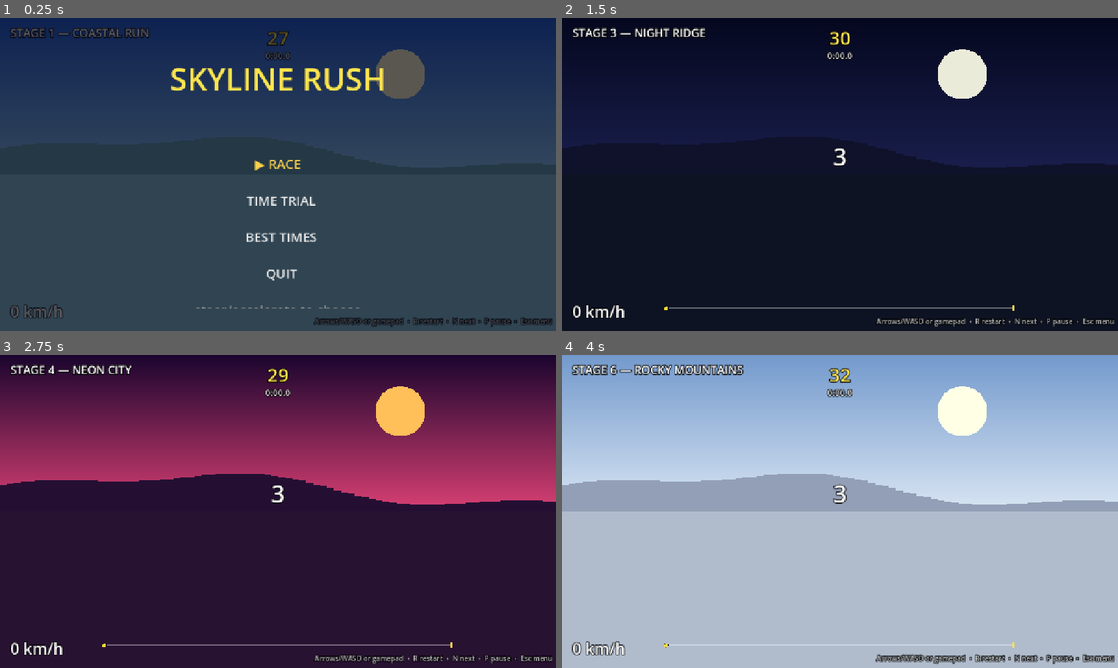
Above: before the commit, frames 1-4 (two rows, left to right).
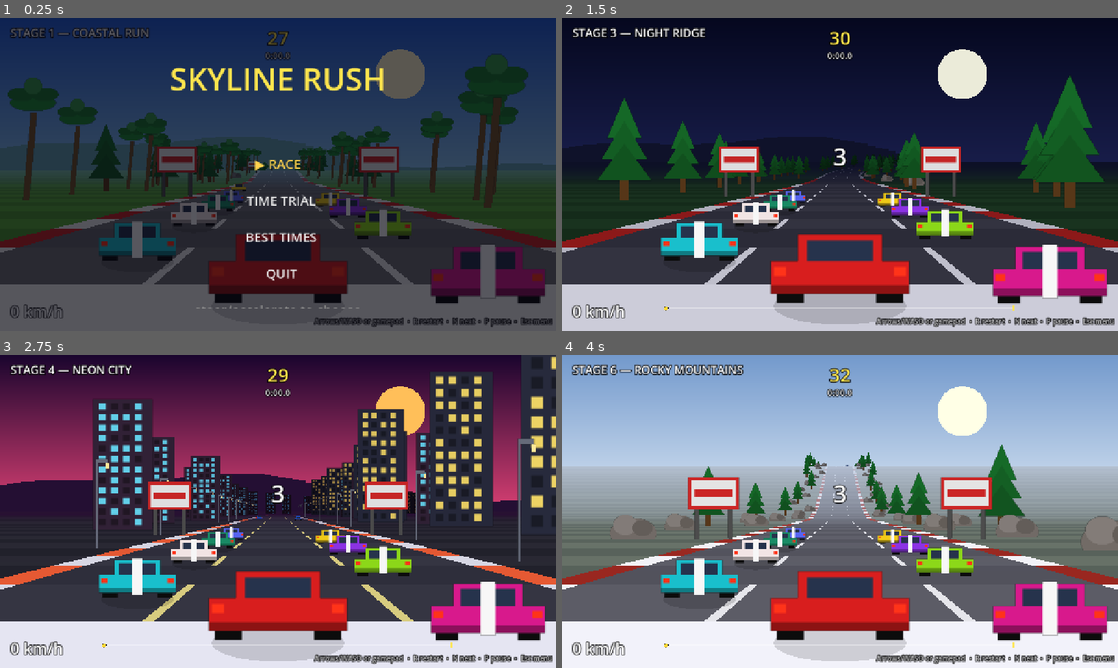
Above: after the commit, the same moments.

Repository: csmallfield/Racer2D
Game: Godot game, scene res://scenes/main.tscn
Same seed, same stepped clock (60 frames per second), same inputs: the game is played once before the commit and once after it.
Inputs:
- Up to frame 1 (0.25 s): no input
- Up to frame 2 (1.5 s): tap Enter (ui_accept) at 0.5, 0.77, 1.25 s; hold D (steer_right) 0.53-1.28 s; tap N (next_level) at 0.6, 1.35 s; hold S (brake) from 1.28 s (still down)
- Up to frame 3 (2.75 s): tap Enter (ui_accept) at 1.52 s; tap R (restart) at 2 s; release S (brake) at 2.03 s; hold D (steer_right) from 2.03 s (still down); tap N (next_level) at 2.1 s
- Up to frame 4 (4 s): tap Enter (ui_accept) at 2.75, 3.02, 3.77 s; release D (steer_right) at 2.78 s; hold W (accelerate) 2.78-3.53 s; tap N (next_level) at 2.85, 3.6 s; tap R (restart) at 3.5 s; hold A (steer_left) from 3.53 s (still down)

The runs differ from the first frame. In frame 1, 57% of the frame differs, in the area x 0-100%, y 11-100%; in frame 2, 50%; in frame 3, 57%; in frame 4, 59%, in the area x 0-100%, y 28-100%.
Error before the commit: Invalid access to property or key 'air' on a base object of type 'RefCounted (PlayerCar)'. (res://scripts/road_renderer.gd:106)

Commit message:
cars get air over high hill crests

Diff:
--- a/outrun_pseudo3d/project.godot
+++ b/outrun_pseudo3d/project.godot
@@ -1,6 +1,10 @@
 ; Engine configuration file.
 ; It's best edited using the editor UI and not directly,
 ; since the parameters that go here are not all obvious.
+;
+; Format:
+;   [section] ; section goes between []
+;   param=value ; assign values to parameters
 
 config_version=5
 
@@ -20,7 +24,6 @@
 window/size/viewport_width=1280
 window/size/viewport_height=720
 window/stretch/mode="canvas_items"
-window/stretch/aspect="keep"
 
 [input]
 
--- a/outrun_pseudo3d/scripts/main.gd
+++ b/outrun_pseudo3d/scripts/main.gd
@@ -38,6 +38,7 @@
 var player_finish_time := 0.0   # race clock when the player crossed the line
 var _board_title := ""          # frozen at the player's finish
 var _last_beep_second := -1     # last whole second a time_warning beep fired
+var _prev_air := 0.0            # player air last frame (landing detection)
 
 
 func _ready() -> void:
@@ -181,6 +182,28 @@
 	hud.update_progress(player.position_z / track_len, dots)
 
 
+## Ballistic vertical step for an NPC car dict. Grounded motion sets
+## vertical velocity from terrain slope x speed, so hill crests launch cars
+## naturally — the faster, the bigger the air. (Player has the same model
+## inside PlayerCar.update.)
+func _step_air(car: Dictionary, g_prev: float, dt: float) -> void:
+	var g_new := ground_y(float(car.z))
+	car.vy = float(car.vy) - PlayerCar.GRAVITY * dt
+	car.y = float(car.y) + float(car.vy) * dt
+	if float(car.y) <= g_new:
+		car.y = g_new
+		car.vy = minf(maxf(float(car.vy), (g_new - g_prev) / maxf(dt, 0.0001)),
+				PlayerCar.MAX_LAUNCH_VY)
+	car.air = float(car.y) - g_new
+
+
+## Interpolated road altitude (world units) at any track position.
+func ground_y(z: float) -> float:
+	var seg := find_segment(z)
+	var t := fposmod(z, TrackBuilder.SEGMENT_LENGTH) / TrackBuilder.SEGMENT_LENGTH
+	return lerpf(seg.p1.world.y, seg.p2.world.y, t)
+
+
 func _spawn_traffic() -> void:
 	cars.clear()
 	for seg in track.segments:
@@ -194,6 +217,7 @@
 			"offset": lane_offsets.pick_random(),
 			"speed": PlayerCar.MAX_SPEED * randf_range(0.12, 0.5),
 			"sprite": sprite_names.pick_random(),
+			"y": ground_y(z), "vy": 0.0, "air": 0.0,   # vertical state
 		}
 		cars.append(car)
 		find_segment(z).cars.append(car)
@@ -388,6 +412,11 @@
 	# Slipstream whoosh as the tow reaches full strength.
 	if player.slip > 0.9:
 		Audio.play("slipstream", -4.0, 1.0, 1.5)
+
+	# Landing thud after real air.
+	if _prev_air > 200.0 and player.air <= 0.5:
+		Audio.play("land", -6.0)
+	_prev_air = player.air
 	_check_collisions()
 	_scroll_background(dt)
 	Audio.update_engine(player.speed / PlayerCar.MAX_SPEED,
@@ -469,7 +498,9 @@
 		car.offset = clampf(
 				float(car.offset) + _car_steer(car, old_seg, player_seg, player_w) * dt * 60.0,
 				-1.2, 1.2)
+		var g_prev := ground_y(float(car.z))
 		car.z = fposmod(car.z + car.speed * dt, track_len)
+		_step_air(car, g_prev, dt)
 		var new_seg := find_segment(car.z)
 		if old_seg.index != new_seg.index:
 			old_seg.cars.erase(car)
@@ -532,6 +563,9 @@
 	return 0.0
 
 func _check_collisions() -> void:
+	# Airborne cars sail clean over traffic and scenery.
+	if player.air > 250.0:
+		return
 	var seg := find_segment(player.position_z + renderer.player_z())
 	var player_w: float = SpriteCatalog.get_def("player").world_w / RoadRenderer.ROAD_WIDTH
 
--- a/outrun_pseudo3d/scripts/player_car.gd
+++ b/outrun_pseudo3d/scripts/player_car.gd
@@ -11,6 +11,10 @@
 const OFF_ROAD_DECEL := -MAX_SPEED / 2.0
 const OFF_ROAD_LIMIT := MAX_SPEED / 4.0
 const CENTRIFUGAL := 0.3                   # how hard curves push you outward
+const GRAVITY := 22000.0                   # vertical fall, world units/s^2
+const AIR_THRESHOLD := 10.0                # above this height you're airborne
+const MAX_LAUNCH_VY := 5000.0              # caps crest launches (keeps air readable)
+const AIR_CONTROL := 0.2                   # steering authority in the air
 
 # Slipstream: tuck in close behind another car at speed and drag drops —
 # extra acceleration and a top-speed overshoot. This is the player's
@@ -28,6 +32,9 @@
 var steer_dir := 0.0      # -1..1 analog steer amount, used for car tilt
 var bounce := 0.0         # vertical shake in screen px when off-road
 var slip := 0.0           # slipstream strength 0..1 (read by main for audio)
+var y_pos := 0.0          # absolute altitude (world units)
+var vy := 0.0             # vertical velocity
+var air := 0.0            # height above the road; > 0 while airborne
 
 
 ## Advances the player one frame. Returns true if the finish line was crossed.
@@ -37,18 +44,21 @@
 	# At full speed you can cross the whole road in ~1 second.
 	var dx := dt * 2.0 * speed_percent
 
+	# Wheels off the ground: barely any steering, no centrifugal grip.
+	var control := 1.0 if air <= AIR_THRESHOLD else AIR_CONTROL
+
 	# Analog on gamepads, -1/0/+1 on keyboard.
 	var steer := Input.get_axis("steer_left", "steer_right")
-	x += dx * steer
+	x += dx * steer * control
 	steer_dir = steer
 
 	# Centrifugal force: curves push the car toward the outside.
-	x -= dx * speed_percent * seg.curve * CENTRIFUGAL
+	x -= dx * speed_percent * seg.curve * CENTRIFUGAL * control
 
 	# Slipstream detection: another car ahead within the tow range and
 	# roughly in our lane. Strength eases in/out over SLIP_BUILD_TIME.
 	var in_stream := false
-	if speed_percent > SLIP_MIN_SPEED:
+	if speed_percent > SLIP_MIN_SPEED and air <= AIR_THRESHOLD:
 		var seg_count: int = main.track.segments.size()
 		for i in range(1, SLIP_SEGMENTS + 1):
 			var ahead: Dictionary = main.track.segments[(int(seg.index) + i) % seg_count]
@@ -62,9 +72,12 @@
 	var slip_max := MAX_SPEED * (1.0 + SLIP_TOP_BONUS * slip)
 
 	# Analog triggers scale acceleration/braking; keys give full strength.
+	# Airborne: wheels can't push or brake — light air drag only.
 	var throttle := Input.get_action_strength("accelerate")
 	var brake_in := Input.get_action_strength("brake")
-	if throttle > 0.0:
+	if air > AIR_THRESHOLD:
+		speed += DECEL * 0.15 * dt
+	elif throttle > 0.0:
 		speed += ACCEL * (1.0 + SLIP_ACCEL_BONUS * slip) * dt * throttle
 	elif brake_in > 0.0:
 		speed += BRAKING * dt * brake_in
@@ -72,7 +85,8 @@
 		speed += DECEL * dt
 
 	# Off-road: rough ground slows you down hard and shakes the car.
-	if x < -1.0 or x > 1.0:
+	# (Not while airborne — you can jump the grass.)
+	if (x < -1.0 or x > 1.0) and air <= AIR_THRESHOLD:
 		if speed > OFF_ROAD_LIMIT:
 			speed += OFF_ROAD_DECEL * dt
 		bounce = sin(Time.get_ticks_msec() * 0.06) * 5.0 * speed_percent
@@ -86,9 +100,21 @@
 		speed = move_toward(speed, slip_max, MAX_SPEED * 0.6 * dt)
 
 	var track_len: float = main.track.track_length()
+	var g_prev: float = main.ground_y(position_z)
 	var new_z := position_z + speed * dt
 	var crossed_finish := new_z >= track_len
 	position_z = fposmod(new_z, track_len)
+
+	# Vertical: ballistic with terrain contact. Grounded motion sets vy from
+	# slope x speed, so a crest taken at pace launches the car naturally.
+	var g_new: float = main.ground_y(position_z)
+	vy -= GRAVITY * dt
+	y_pos += vy * dt
+	if y_pos <= g_new:
+		y_pos = g_new
+		vy = minf(maxf(vy, (g_new - g_prev) / maxf(dt, 0.0001)), MAX_LAUNCH_VY)
+	air = y_pos - g_new
+
 	return crossed_finish
 
 
--- a/outrun_pseudo3d/scripts/rivals.gd
+++ b/outrun_pseudo3d/scripts/rivals.gd
@@ -75,6 +75,7 @@
 			"dodge_t": 0.0,        # time remaining on the commitment
 			"next_cp": 0,          # index of the next checkpoint to cross
 			"finish_time": -1.0,   # race clock at the finish line, -1 = racing
+			"y": main.ground_y(GRID_GAP * float(i + 1)), "vy": 0.0, "air": 0.0,
 			"was_ahead": true,
 			"finished": false,
 		}
@@ -140,7 +141,9 @@
 
 		# --- Advance (z is monotonic race progress; fposmod wraps for
 		# segment lookup and rendering). ---
+		var g_prev: float = main.ground_y(float(r.z))
 		r.z = float(r.z) + float(r.speed) * dt
+		main._step_air(r, g_prev, dt)
 		var new_seg: Dictionary = main.find_segment(float(r.z))
 		if old_seg.index != new_seg.index:
 			old_seg.cars.erase(r)
@@ -152,7 +155,8 @@
 		# were never allowed to avoid would be unfair (and invisible).
 		r.bonk_t = maxf(0.0, float(r.bonk_t) - dt)
 		var simulated_range: float = RoadRenderer.DRAW_DISTANCE * TrackBuilder.SEGMENT_LENGTH
-		if float(r.bonk_t) <= 0.0 and absf(gap) < simulated_range:
+		if float(r.bonk_t) <= 0.0 and absf(gap) < simulated_range \
+				and float(r.air) < 250.0:
 			for other in new_seg.cars:
 				if other == r:
 					continue
Not shown, added: outrun_pseudo3d/scripts/levels/level_06_mountains.gd.uid
Not shown, changed: outrun_pseudo3d/MANIFEST.md
Not shown, changed: outrun_pseudo3d/README.md
Not shown, changed: outrun_pseudo3d/assets/audio/SOUNDS.md
